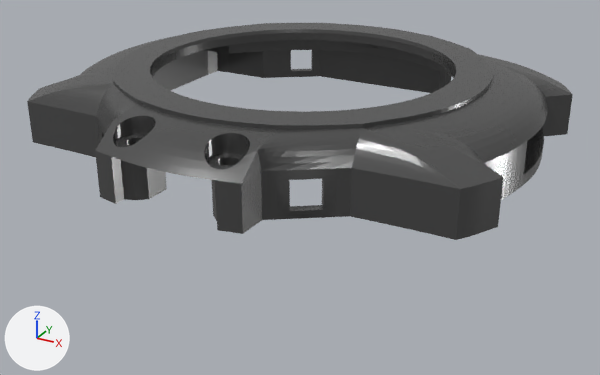
Two versions of the Blender file case/v1.0.blend, one commit apart.
Rendered twice from a 50 mm camera at (43.3, -79.5, 43.0) aimed at (0.9, -2.3, 4.4). Lighting does not change. The marker at lower left points along +X, +Y and +Z.

Objects in the first picture: 'case-mid', 'case-top'.
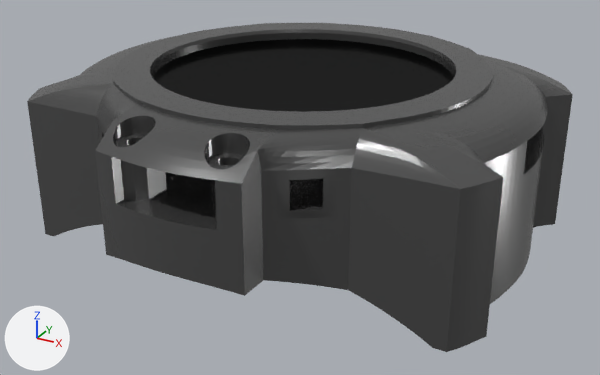
Location of each change, [x1, y1, x2, y2] in pixels of the pictures (600 x 375 px):
'case-bot', shown (black): after [33, 134, 567, 352]
'display', shown: after [153, 39, 454, 112]

What the commit changed:
Object 'display' (ob_display) is now shown.
Object 'case-bot' (ob_case_bot) is now shown.
